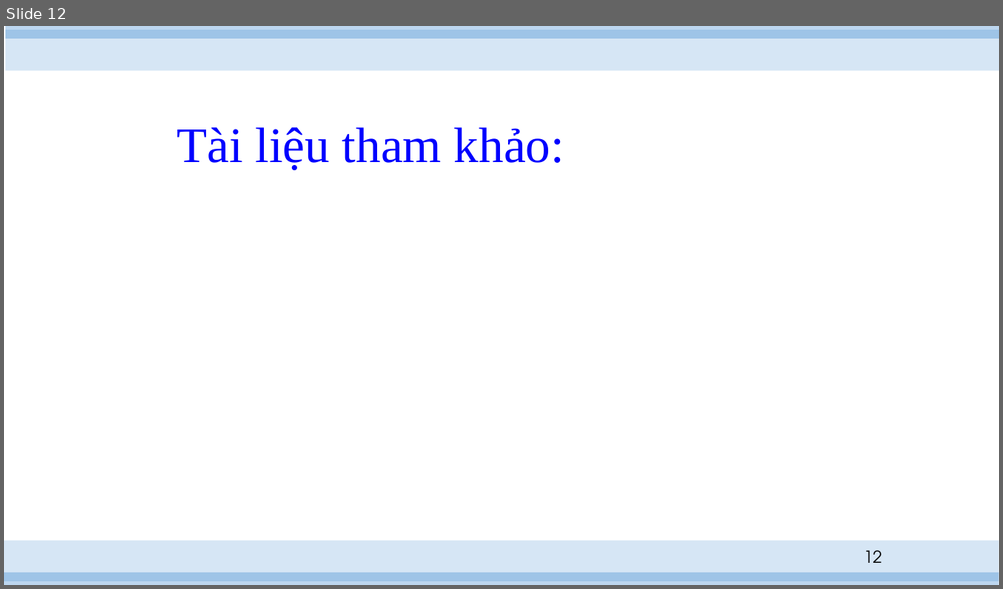
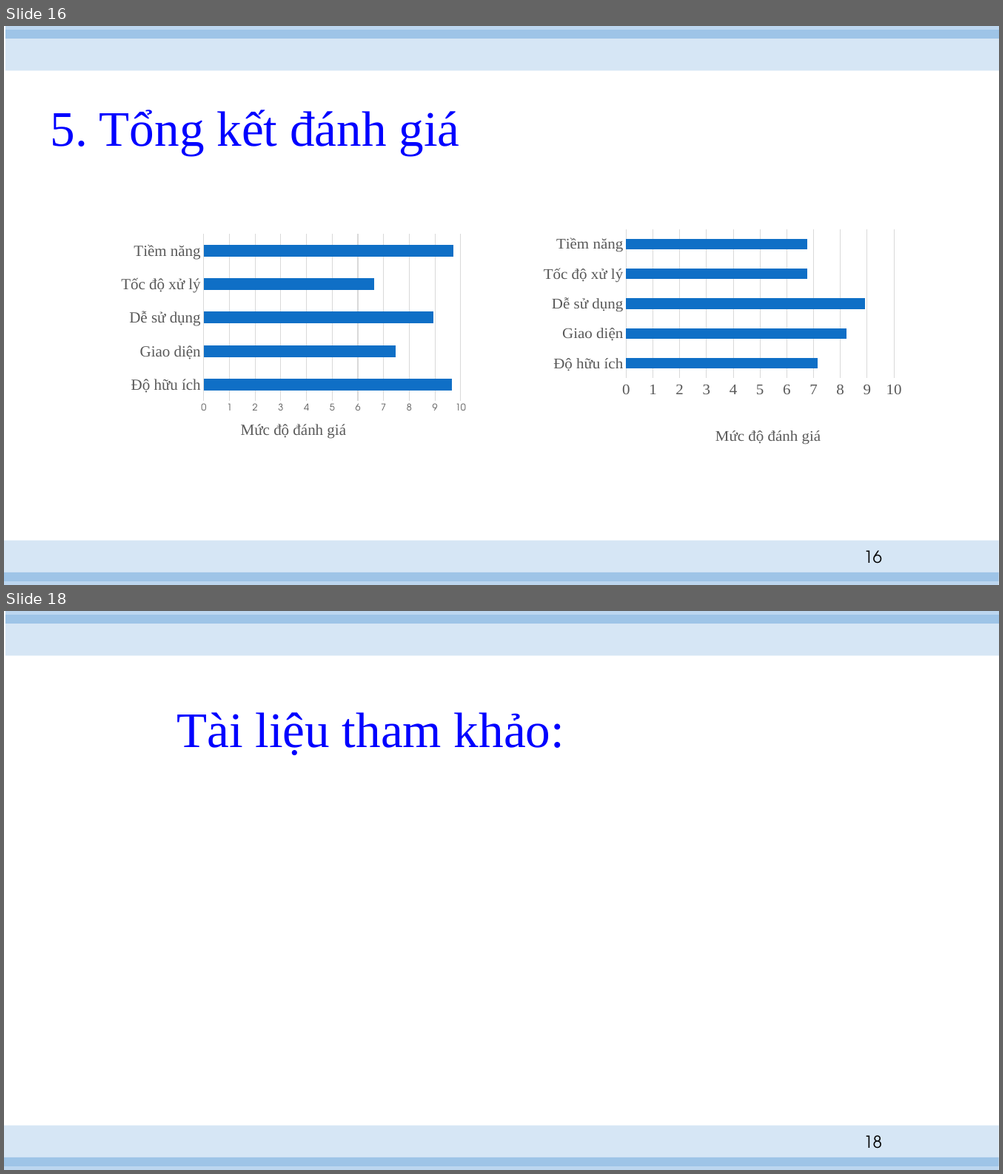
Before and after one commit to hvngoc/Presentation, a slide deck: slide.pptx. Shown one above the other, each under a label of ours: slide 12 before the commit, slides 16 and 18 after it; the slides between them are not shown. The pictures are 1003x589 and 1003x1174 pixels, drawn with LibreOffice and Linux fonts; fonts in the diff are those of the drawing. Boxes give left, top, right and bottom in pixels: in the first picture for what was removed or moved away, otherwise in the second. Text is boxed around its words. In the diff, an @@ line names an element or a change of style, - is before the commit and + after.

```diff
--- a/slide.pptx
+++ b/slide.pptx
@@ slide 16 added at (4,26,999,585), background #FFFFFF; not listed: 4 template elements that a slide beside it also shows @@
@@ title added at (51,110,460,155), 48 pt, text #0000FF @@
+5. Tổng kết đánh giá
@@ bar chart added at (99,225,472,449) @@
+categories: Độ hữu ích, Giao diện, Dễ sử dụng, Tốc độ xử lý, Tiềm năng
+Series 1: 9.7, 7.5, 8.9, 6.6, 9.7
@@ bar chart added at (536,225,909,449) @@
+categories: Độ hữu ích, Giao diện, Dễ sử dụng, Tốc độ xử lý, Tiềm năng
+Series 1: 7.2, 8.2, 8.9, 6.8, 6.8
@@ page number added at (863,551,882,564), 16 pt, text #000000 @@
+16
@@ what was slide 12 is now slide 18 @@
@@ page number at (863,1136,882,1149): text changed @@
-12
+18
```
Also in this commit, not shown: 3 slides changed, 6 other slides added, 1 slide removed.
